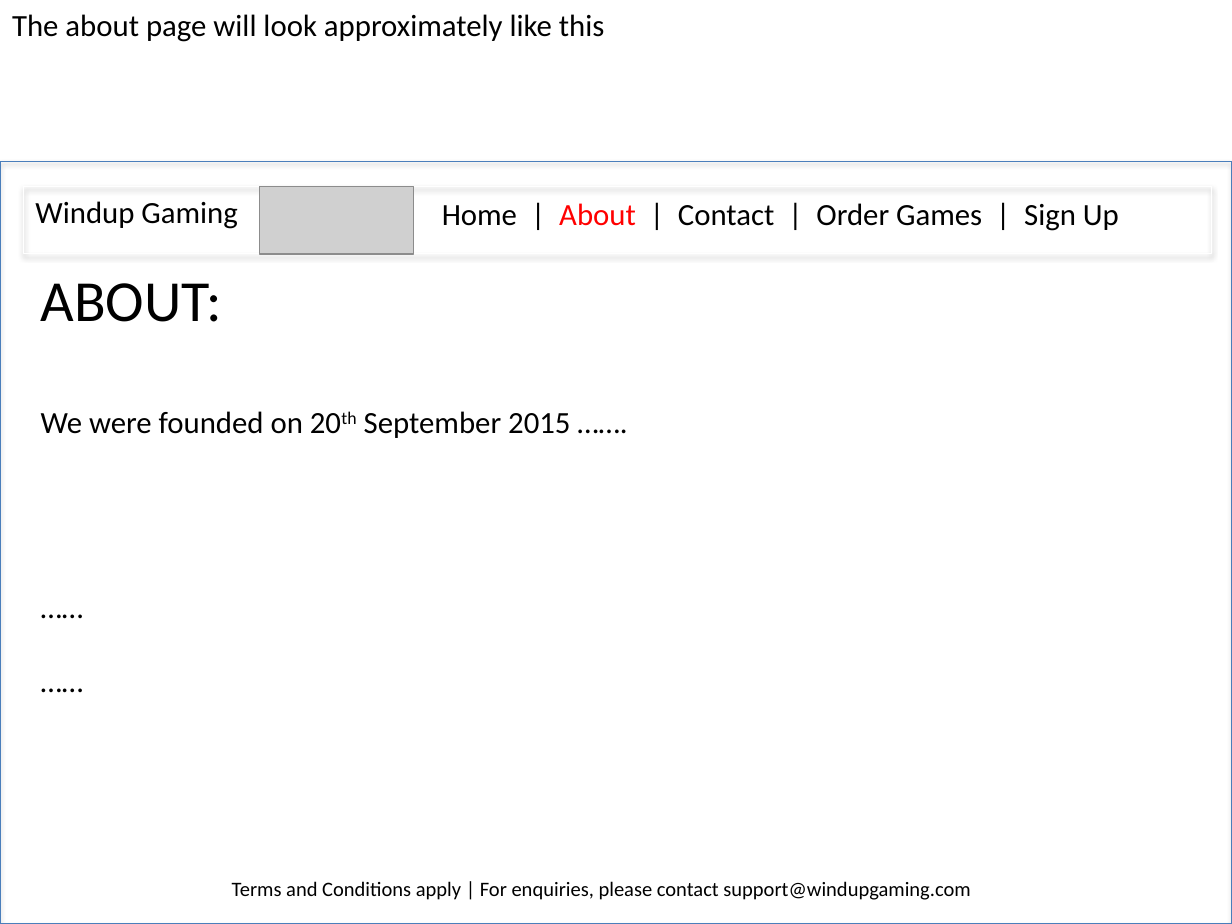
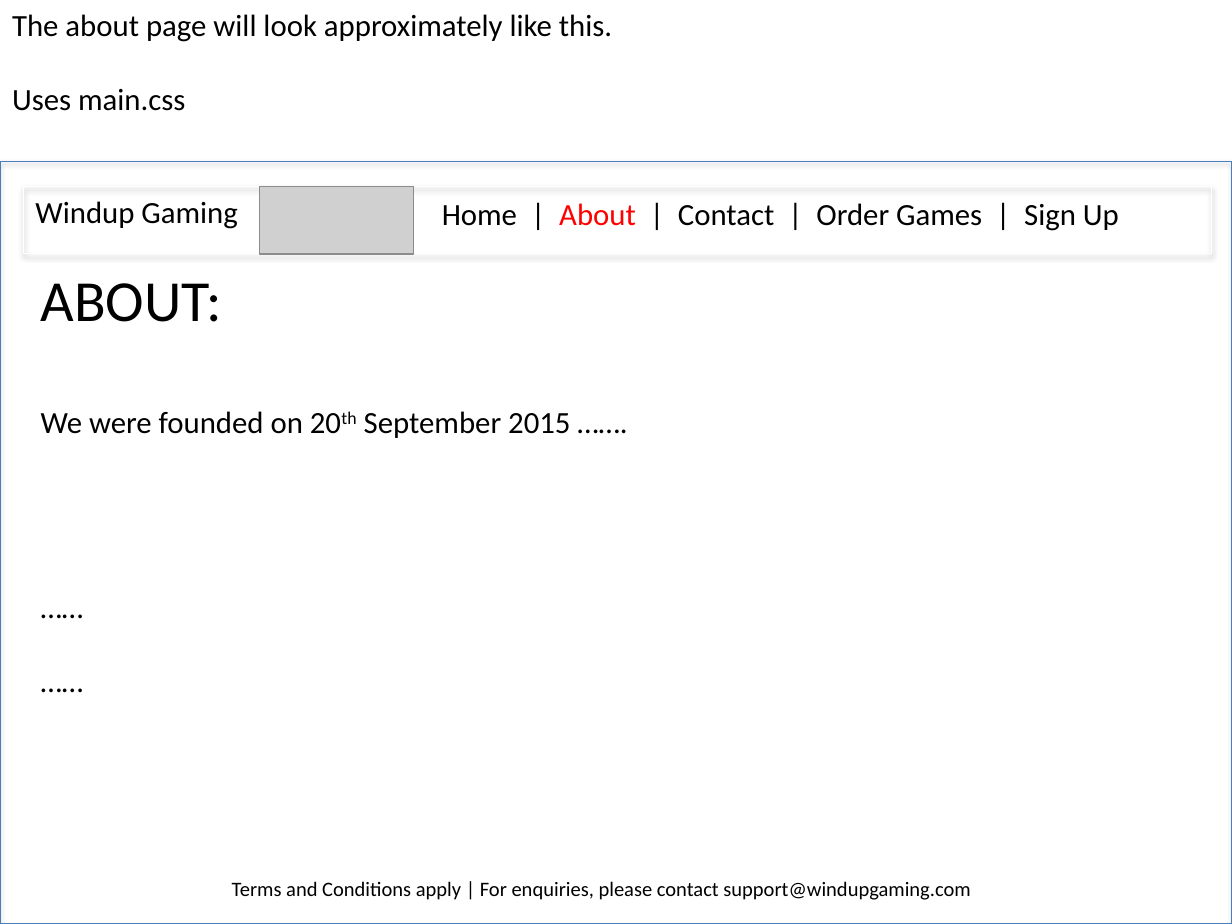
Before and after one commit to Alex139602/html_assessment, a slide deck: slide 7 of assessment_presentation.pptx. Drawn at 1232x924 pixels with LibreOffice and Linux fonts; fonts in the diff are those of the drawing; grey boxes stand for pictures. Boxes give left, top, right and bottom in pixels: in the first picture for what was removed or moved away, otherwise in the second. Text is boxed around its words. In the diff, an @@ line names an element or a change of style, - is before the commit and + after.

```diff
--- a/assessment_presentation.pptx
+++ b/assessment_presentation.pptx
@@ text at (12, 14, 612, 111): text changed @@
-The about page will look approximately like this
+The about page will look approximately like this.
+Uses main.css
```
Also in this commit, not shown: 8 other slides changed, 6 slides added, 4 other files.
